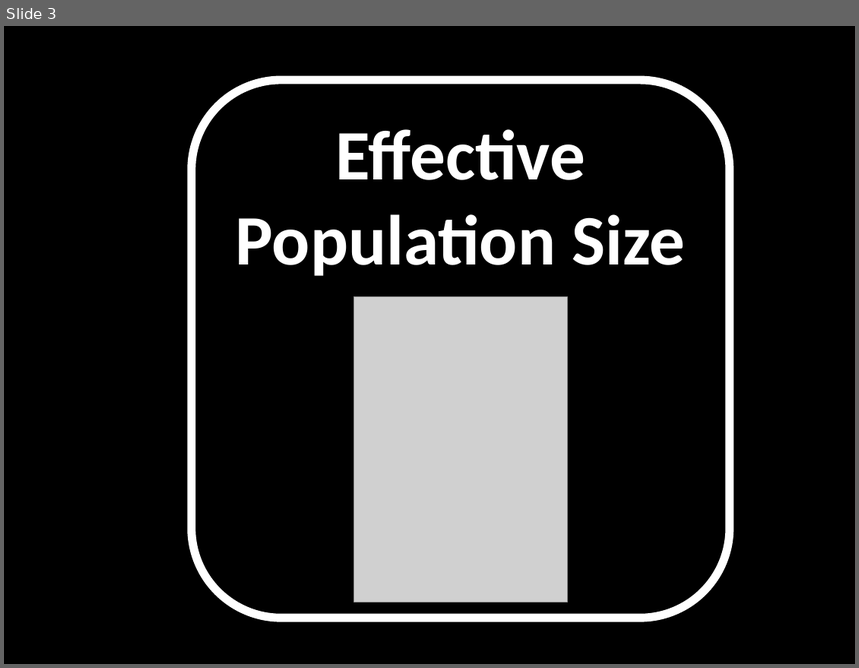
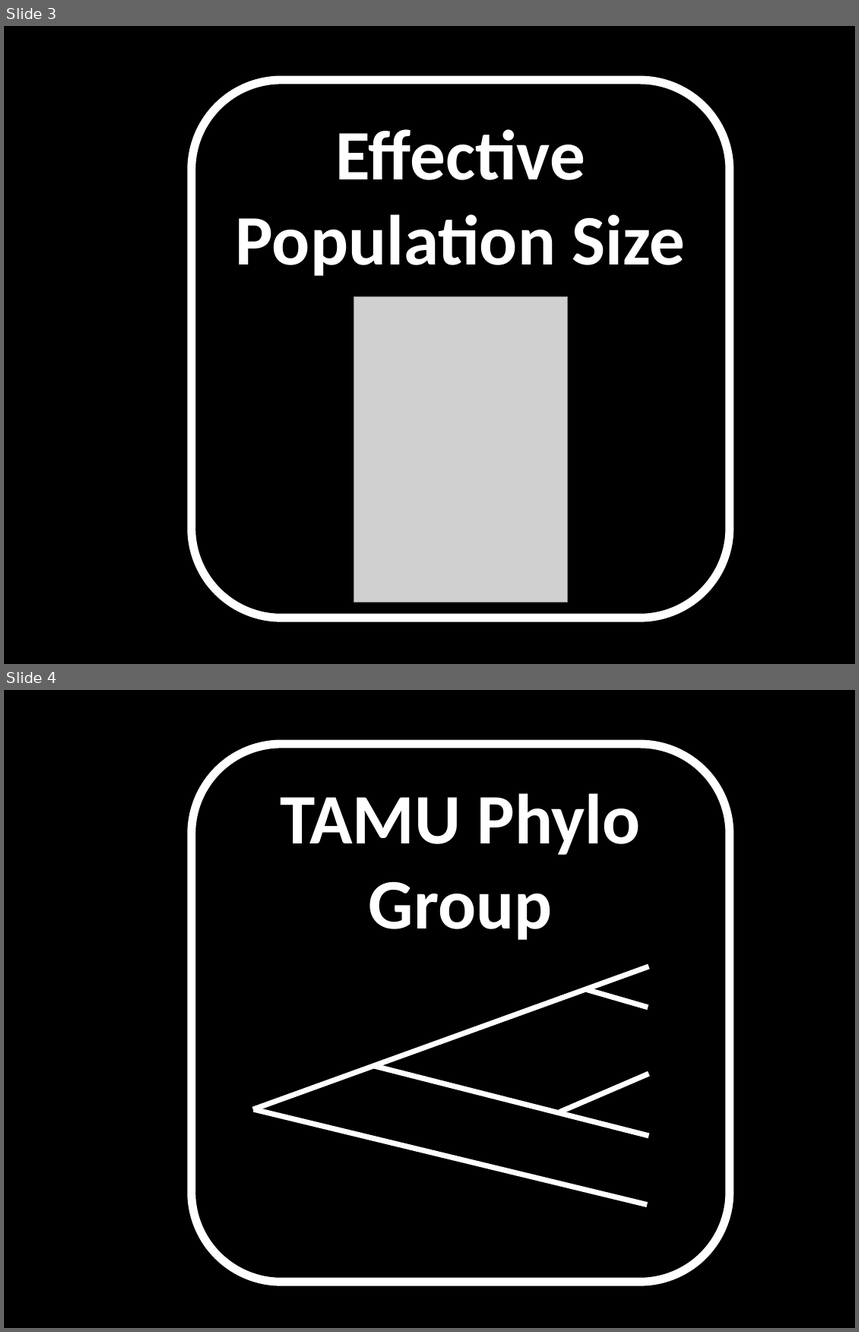
Before and after one commit to coleoguy/coleoguy.github.io, a slide deck: buttons.pptx. Shown one above the other, each under a label of ours: slide 3 before the commit, slides 3 and 4 after it. The pictures are 859x668 and 859x1332 pixels, drawn with LibreOffice and Linux fonts; fonts in the diff are those of the drawing; grey boxes stand for pictures. Boxes give left, top, right and bottom in pixels: in the first picture for what was removed or moved away, otherwise in the second. Text is boxed around its words. In the diff, an @@ line names an element or a change of style, - is before the commit and + after.

```diff
--- a/buttons.pptx
+++ b/buttons.pptx
@@ slide 4 added at (4, 690, 855, 1328), background #000000 @@
@@ rounded rectangle added at (191, 744, 729, 1281), fill #000000, outline #FFFFFF 7 pt @@
@@ text added at (281, 793, 640, 940), 60 pt, text #FFFFFF, bold @@
+TAMU Phylo
+Group
@@ group added at (253, 967, 649, 1205): 5 lines @@
```
Also in this commit, not shown: 6 other files.
